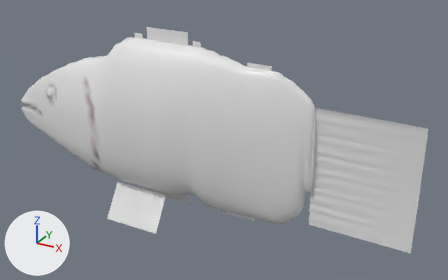
The glTF model public/models/fish2/ballan-wrasse.glb: old version first, new version second.
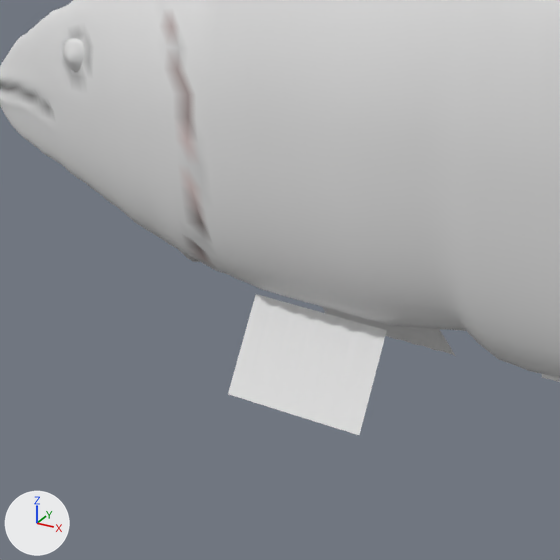
Each version is shown whole from a camera (50 mm lens) standing at (1.173, -1.055, 0.526) and looking at (0.574, 0.034, -0.019), then close up on the part from 5% to 51% of the width and 26% to 100% of the height. Arrows for +X, +Y and +Z are at lower left; the lights stay in place. The older version's two pictures come first.

The older version as bpy lines, for what is in view:
```python
me_fish_ballan_wrasse = bpy.data.meshes.new('fish_ballan-wrasse')
me_fish_ballan_wrasse.from_pydata(...)  # 6705 vertices, 12980 faces; spans x -0.001..1.002, y -0.077..0.077, z -0.232..0.219
# faces by material slot: [8448, 3284, 1248]
me_fish_ballan_wrasse.materials.append(mat_fish_body)
me_fish_ballan_wrasse.materials.append(mat_fish_fin)
me_fish_ballan_wrasse.materials.append(mat_fish_eye)
ob_fish_ballan_wrasse = bpy.data.objects.new('fish_ballan-wrasse', me_fish_ballan_wrasse)
ob_fish_ballan_wrasse.location = (0.0, 0.0, 0.0)
```
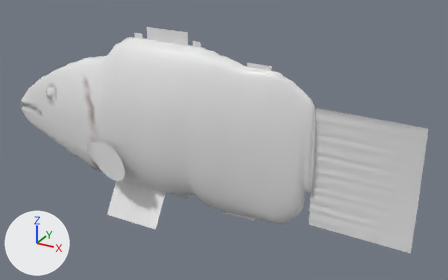
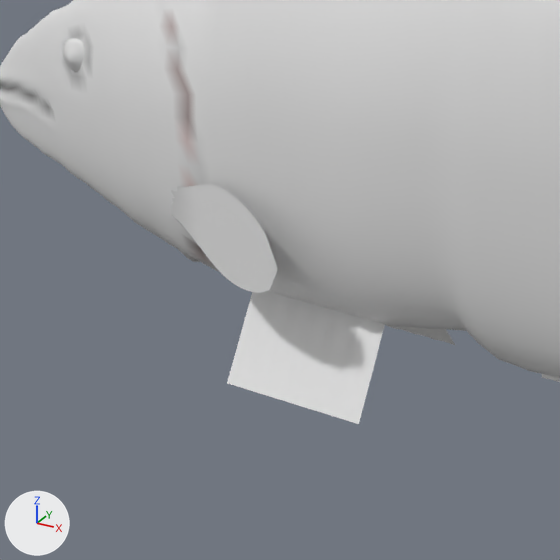
Changed parts and their boxes [x1, y1, x2, y2] in the close-ups (560 x 560 px; the box of a moved part takes in the faces that stretch with it):
'fish_ballan-wrasse', reshaped: before [0, 0, 560, 435]; after [0, 0, 560, 424]
part 1 of me_fish_ballan_wrasse, added: after [171, 184, 278, 293]
part 2 of me_fish_ballan_wrasse, moved or reshaped: before [228, 294, 456, 435]; after [227, 291, 455, 424]

What the commit changed:
me_fish_ballan_wrasse is used by ob_fish_ballan_wrasse; location (0.0, 0.0, 0.0).
me_fish_ballan_wrasse had 6705 vertices, 12980 faces and spanned x -0.001..1.002, y -0.077..0.077, z -0.232..0.219.
me_fish_ballan_wrasse now has 6939 vertices, 13364 faces and spans x -0.001..1.002, y -0.106..0.106, z -0.221..0.219.
me_fish_ballan_wrasse part 1: a new loose piece of 117 vertices spanning x 0.259..0.409, y -0.106..-0.057, z -0.115..-0.029, in mat_fish_fin.
me_fish_ballan_wrasse part 2: 520 vertices moved from x 0.321..0.46, y -0.077..0.077, z -0.232..-0.155 to x 0.321..0.46, y -0.077..0.077, z -0.221..-0.144.
Other edits to the shape of me_fish_ballan_wrasse do not show in these pictures.
